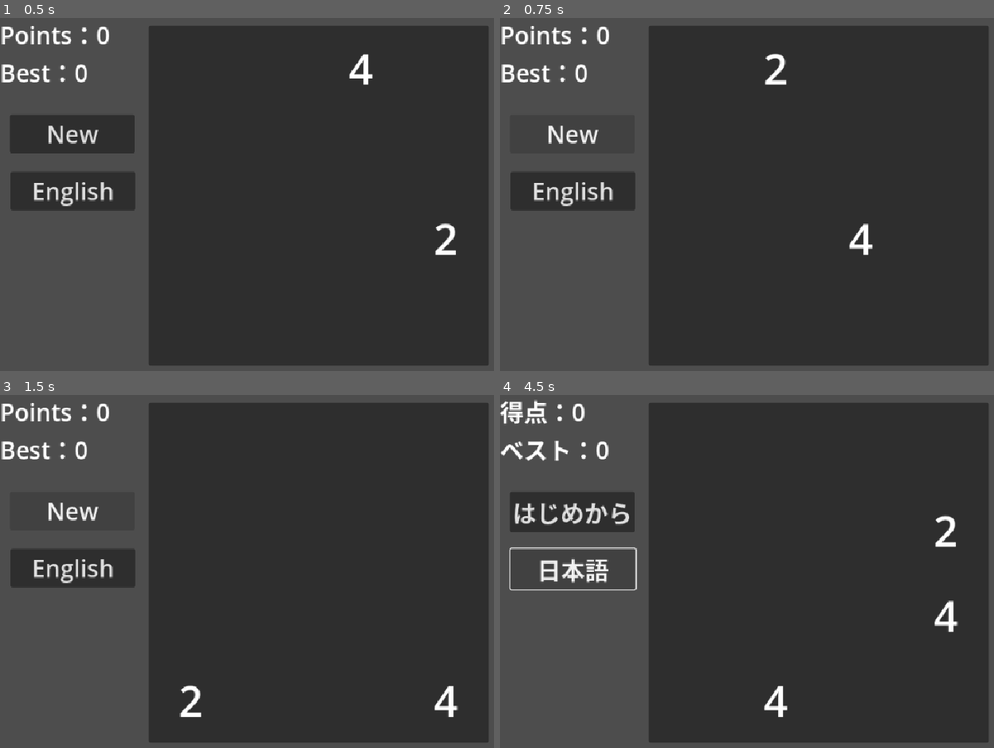
Above: before the commit, frames 1-4 (two rows, left to right).
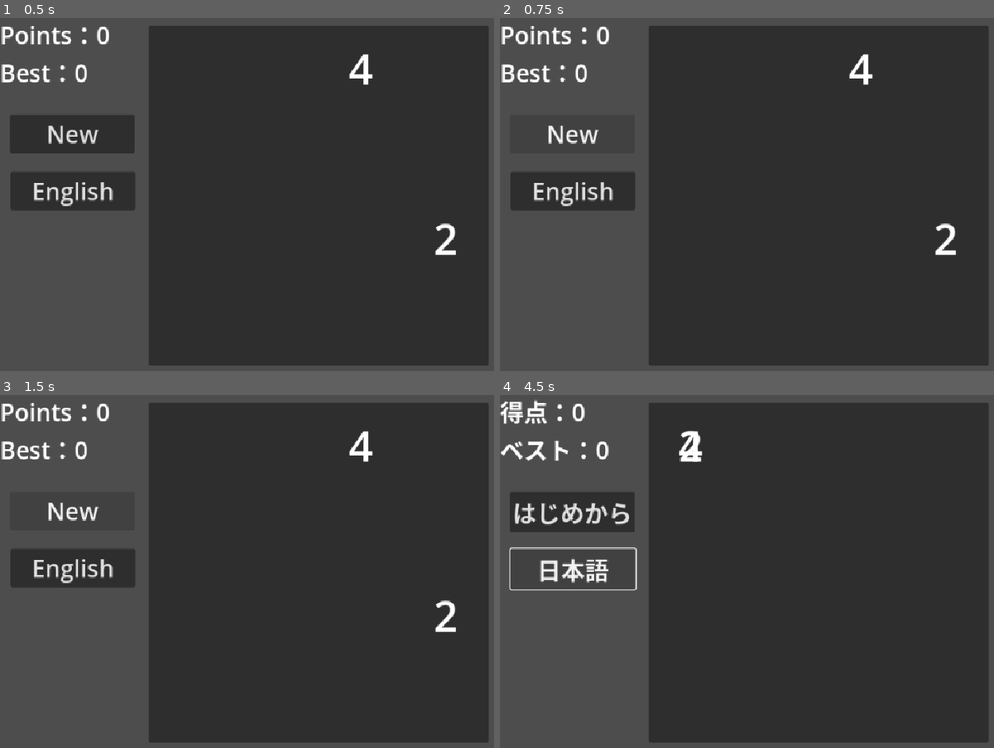
Above: after the commit, the same moments.

Repository: 168AD/2048
Game: Godot game, scene res://scenes/board.tscn
Two runs of this game, one before a commit and one after it. Both use one fixed random seed, a clock stepped at 60 frames per second and the inputs below.
Inputs:
- Up to frame 1 (0.5 s): no input
- Up to frame 2 (0.75 s): click "New" at 0.5 s
- Up to frame 3 (1.5 s): click "New" at 1.25 s
- Up to frame 4 (4.5 s): click "English" at 2 s; click "新遊戲" at 2.75 s; click "繁中" at 3.5 s; tap Enter at 4.25 s; hold Right (ui_right) from 4.28 s (still down)

Frame 1 is identical in both runs. In frame 2, 0.8% of the frame differs, in the area x 53-93%, y 10-68%; in frame 3, 0.8%; in frame 4, 0.9%, in the area x 36-93%, y 10-92%.

Commit message:
有问题的左滑
感觉要把屎山封装在board_view里咯，不过外面干净就可以了

Diff:
--- a/scenes/board.gd
+++ b/scenes/board.gd
@@ -42,6 +42,10 @@
 
 	if not board_res.board_updated.is_connected(board_view.update_grid):
 		board_res.board_updated.connect(board_view.update_grid)
+	if not board_res.board_moved.is_connected(board_view.move_grid):
+		board_res.board_moved.connect(board_view.move_grid)
+	#if not board_res.board_created.is_connected(board_view.update_grid):
+		#board_res.board_created.connect(board_view.update_grid)
 	if not board_res.merge_happened.is_connected(score.score_update):
 		board_res.merge_happened.connect(score.score_update)
 	if not board_res.game_over.is_connected(game_over):
--- a/scripts/resource/board_res.gd
+++ b/scripts/resource/board_res.gd
@@ -1,7 +1,9 @@
 extends GameRes
 class_name BoardRes
 
-signal board_updated
+signal board_updated(mat: Array)
+signal board_moved(mat: Array)
+signal board_created(result: Array)
 signal merge_happened
 signal game_over
 
@@ -55,6 +57,7 @@
 	if not result:
 		return
 
+	board_moved.emit(board)
 	board_history = pre_board_history.duplicate(true)
 	if direction in board_future and\
 	board_future[direction] == board:
@@ -63,7 +66,7 @@
 		var old_y = add_result[1]
 		var value = add_result[2]
 		board[old_x][old_y] = value
-		board_updated.emit(board)
+		board_created.emit(add_result)
 	else:
 		if direction in board_future:
 			board_future.clear()
@@ -72,6 +75,7 @@
 		board_future[direction] = board.duplicate(true)
 		var add_result = _add_entry_to_grid(1)
 		add_entry_future[direction] = add_result.duplicate(true)
+		board_created.emit(add_result)
 
 	if _game_is_over():
 		game_over.emit()
@@ -121,7 +125,7 @@
 			added_number += 1
 			result = [new_x, new_y, value]
 
-	board_updated.emit(board)
+	#board_updated.emit(board)
 	return result
 
 #region 移动方法
--- a/view/board_view.gd
+++ b/view/board_view.gd
@@ -4,6 +4,8 @@
 @export var entry: PackedScene
 @export var entries = {}
 @export var direction: String
+
+const MOVE_DURATION := 0.1
 
 var row = 4
 var column = 4
@@ -20,6 +22,39 @@
 			var entry0: Entry = entries[Vector2(i, j)]
 			entry0.value = board[i][j]
 
+func move_grid(board: Array):
+	if direction == "left":
+		for i in row:
+			var zero_entries = []
+			var index = 0
+			for j in column:
+				var entry0: Entry = entries[Vector2(i, j)]
+				if entry0.value == 0:
+					zero_entries.append(entry0)
+					continue
+				elif entry0.value != board[i][index]:
+					var entry_next: Entry = entries[Vector2(i, min(j+1, 3))]
+					entry_next.value = 0
+				entry0.move_to_position = Vector2(i, index)
+				index += 1
+			for entry0 in zero_entries:
+				entry0.value = 0
+				entry0.move_to_position = Vector2(i, index)
+				index += 1
+
+	_move_animate()
+
+func _generate_tranverse_set() -> Array:
+	var tranverse_set = []
+	if direction == "left" or direction == "up":
+		for i in row:
+			tranverse_set.append(i)
+	else:
+		for i in row:
+			tranverse_set.append(3-i)
+
+	return tranverse_set
+
 func _create_entries():
 	for i in row:
 		for j in column:
@@ -34,3 +69,17 @@
 	var new_y = y_start + offset * pos.x
 
 	return Vector2(new_x, new_y)
+
+func _move_animate():
+	var tween = create_tween()
+	tween.set_parallel(true)
+
+	var new_entries = {}
+	for i in row:
+		for j in column:
+			var entry0: Entry = entries[Vector2(i, j)]
+			var move_to_position = _entry_position(entry0.move_to_position)
+			tween.tween_property(entry0, "position", move_to_position, MOVE_DURATION)
+			new_entries[Vector2(entry0.move_to_position)] = entry0
+
+	entries = new_entries
